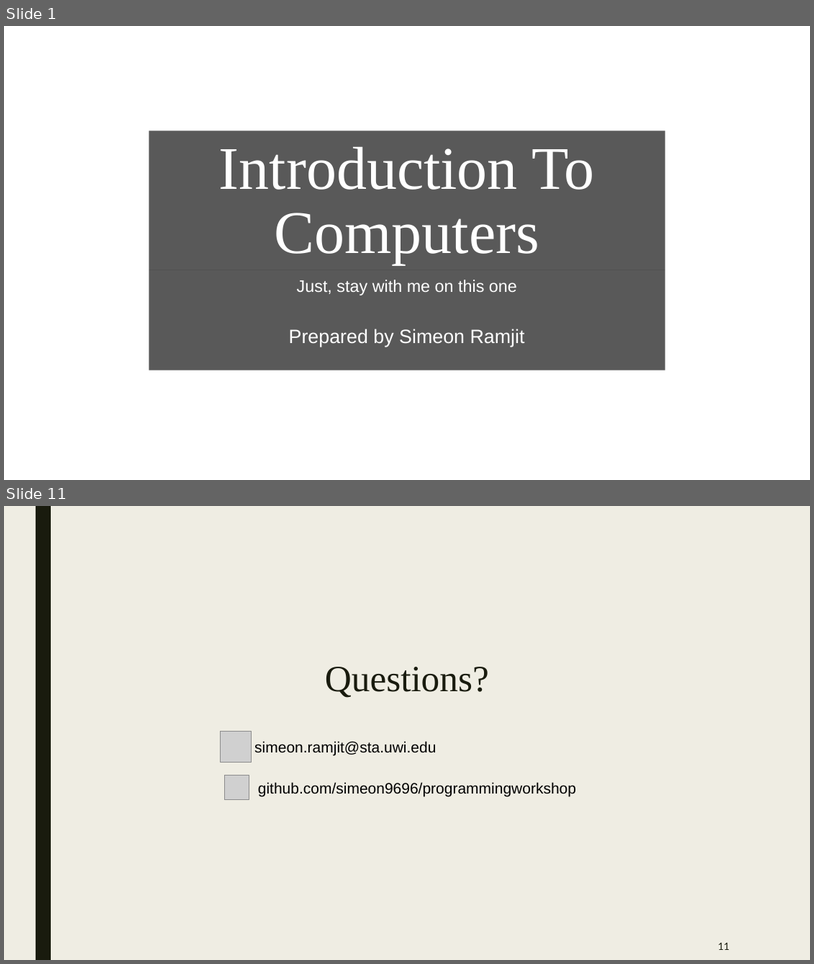
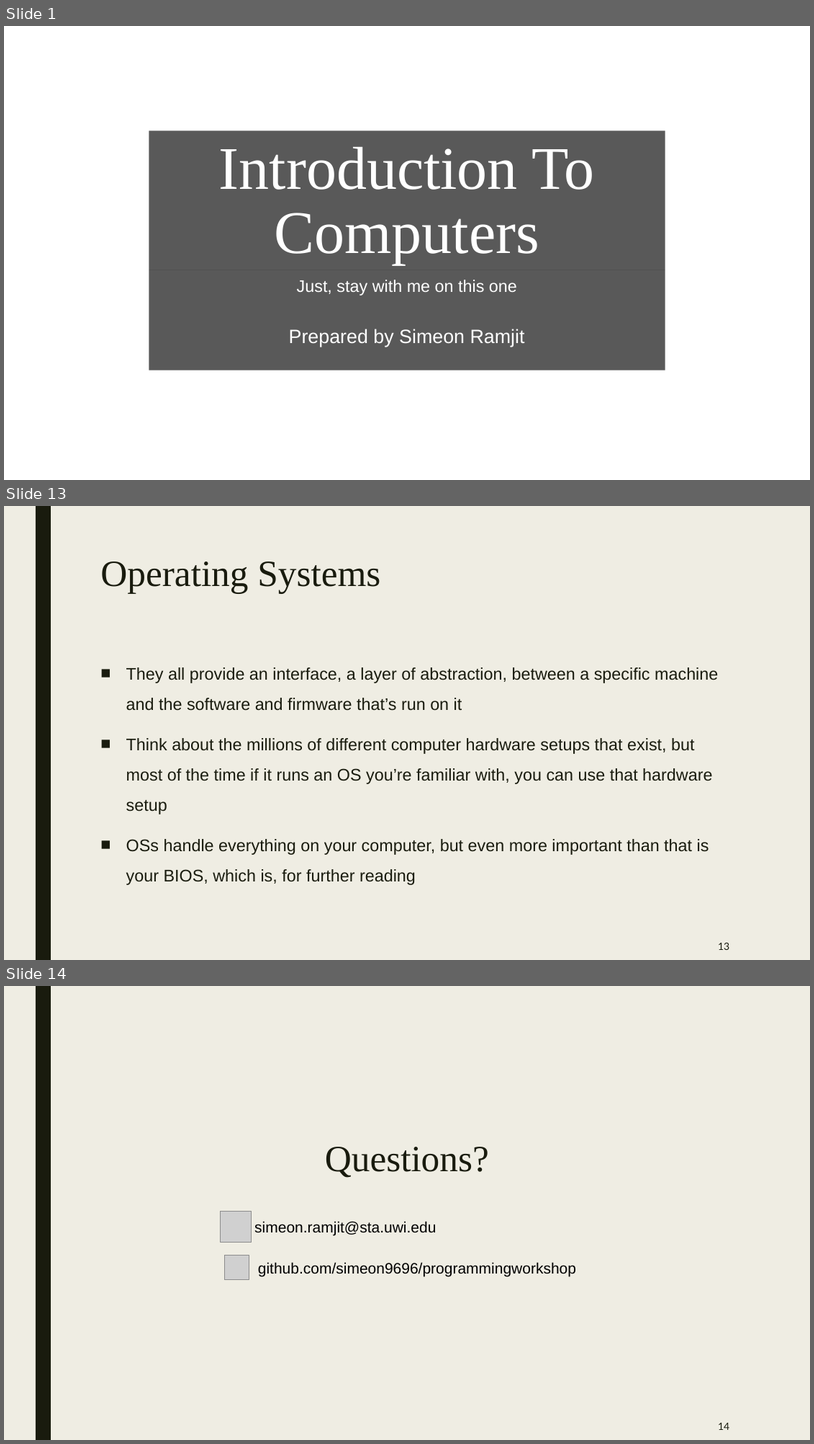
Before and after one commit to simeon9696/programmingworkshop, a slide deck: 2.) Introduction to computers/Introduction to computers.pptx. Shown one above the other, each under a label of ours: slides 1 and 11 before the commit, slides 1, 13 and 14 after it; the slides between them are not shown. The pictures are 814x964 and 814x1444 pixels, drawn with LibreOffice and Linux fonts; fonts in the diff are those of the drawing; grey boxes stand for pictures; background and template pictures are left out. Boxes give left, top, right and bottom in pixels: in the first picture for what was removed or moved away, otherwise in the second. Text is boxed around its words. In the diff, an @@ line names an element or a change of style, - is before the commit and + after.

Commit message:
added introduction to computers and pointers

```diff
--- a/2.) Introduction to computers/Introduction to computers.pptx
+++ b/2.) Introduction to computers/Introduction to computers.pptx
@@ slide 13 added at <box>4,506,810,960</box>, background #EFEDE3; not listed: 1 template element that a slide beside it also shows @@
@@ title added at <box>100,561,381,593</box>, 44 pt, text #191B0E @@
+Operating Systems
@@ text added at <box>126,667,718,885</box>, 20 pt, text #191B0E @@
+■ They all provide an interface, a layer of abstraction, between a specific machine and the software and firmware that’s run on it
+■ Think about the millions of different computer hardware setups that exist, but most of the time if it runs an OS you’re familiar with, you can use that hardware setup
+■ OSs handle everything on your computer, but even more important than that is your BIOS, which is, for further reading
@@ page number added at <box>718,942,730,950</box>, 12 pt, text #191B0E @@
+13
@@ what was slide 11 is now slide 14 @@
@@ page number at <box>718,1422,730,1430</box>: text changed @@
-11
+14
```
Also in this commit, not shown: 9 slides changed, 2 other slides added, 3 other files.
